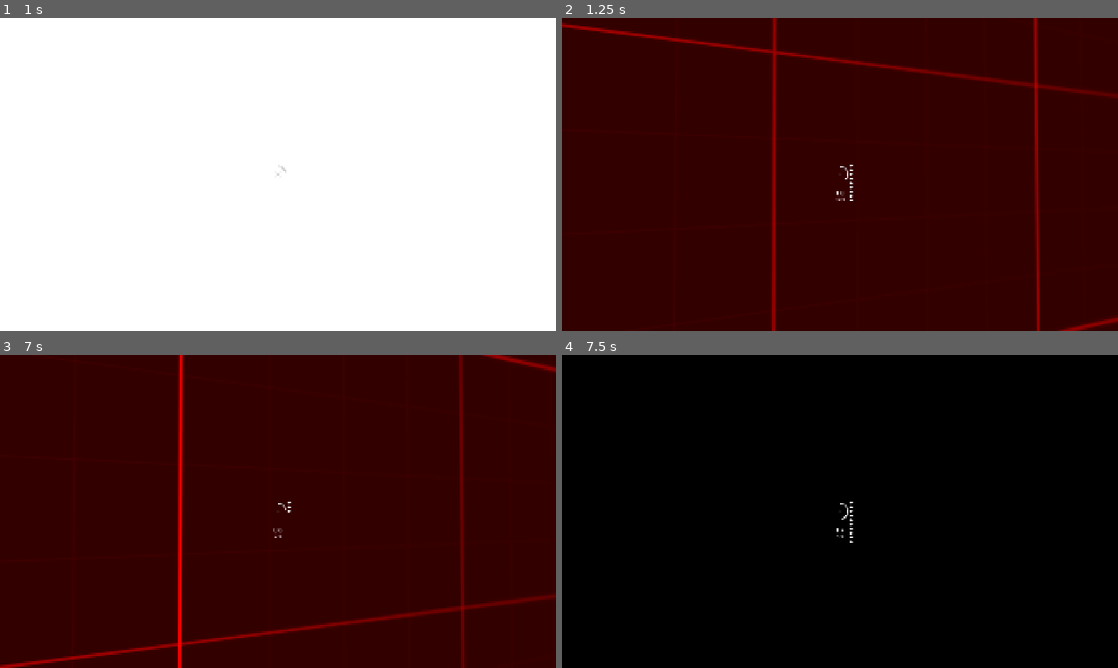
Above: before the commit, frames 1-4 (two rows, left to right).
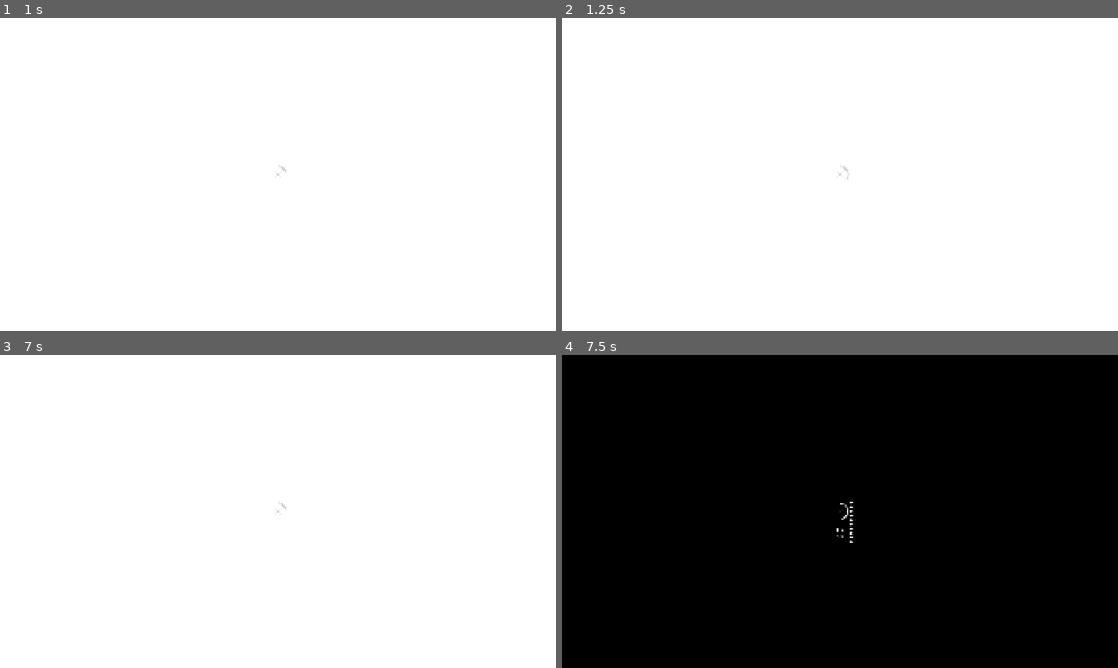
Above: after the commit, the same moments.

Repository: Uliceau/PwNES
Game: Godot game, scene res://GameplayScenes/Main.tscn
Two runs of this game, one before a commit and one after it. Both use one fixed random seed, a clock stepped at 60 frames per second and the inputs below.
Inputs (mouse positions are in pixels of both pictures, inside the frame that each line leads up to):
- Up to frame 1 (1 s): tap Enter at 0.5 s; move the mouse to (305, 174) at 0.52 s; press the mouse at (305, 174) at 0.53 s; hold W (up) from 0.53 s (still down); tap Space (jump) at 0.77 s
- Up to frame 2 (1.25 s): keep holding W (up)
- Up to frame 3 (7 s): move the mouse to (250, 511) at 1.27 s; release the mouse at (250, 511) at 1.28 s; tap Shift (crouch) at 1.35, 4.35 s; tap Space (jump) at 1.52, 2, 3.02, 3.5, 3.77, 4.52, 5, 6.02, 6.77 s; move the mouse to (289, 505) at 2.02 s; hold Mouse wheel down (scrolldown) 2.03-2.78 s; tap Enter at 2.75, 4.25 s; move the mouse to (272, 517) at 2.77 s; tap Mouse wheel up (scrollup) at 2.85, 5.85 s; click (272, 517) at 2.92 s; move the mouse to (316, 514) at 3.52 s; press the mouse at (316, 514) at 3.53 s; move the mouse to (233, 508) at 4.27 s; release the mouse at (233, 508) at 4.28 s; move the mouse to (283, 511) at 5.02 s; hold Mouse wheel down (scrolldown) 5.03-5.78 s; click (283, 511) at 5.17 s; move the mouse to (255, 505) at 5.77 s; release W (up) at 5.78 s; hold D (right) 5.78-6.53 s; move the mouse to (305, 511) at 6.52 s; press the mouse at (305, 511) at 6.53 s; hold W (up) from 6.53 s (still down)
- Up to frame 4 (7.5 s): keep holding W (up); move the mouse to (812, 511) at 7.27 s; release the mouse at (812, 511) at 7.28 s; tap Shift (crouch) at 7.35 s; click (812, 511) at 7.42 s

Frame 1 is identical in both runs. In frame 2, 100% of the frame differs, in the area x 0-100%, y 0-100%; in frame 3, 100%; in frame 4, nothing differs.

Commit message:
Adjustments of wormhole, lava particles and acid

Diff:
--- a/GameplayScenes/Main.tscn
+++ b/GameplayScenes/Main.tscn
@@ -299,6 +299,39 @@
 shader_parameter/uv2_scale = Vector3(0, 0, 0)
 shader_parameter/uv2_offset = Vector3(0, 0, 0)
 
+[sub_resource type="Gradient" id="Gradient_73pva"]
+offsets = PackedFloat32Array(0.51111114, 0.64, 0.71555555, 1)
+colors = PackedColorArray(0, 0, 0, 1, 0.9506173, 0.9506173, 0.9506173, 1, 0.8907359, 0.8907359, 0.8907359, 1, 0, 0, 0, 1)
+
+[sub_resource type="GradientTexture2D" id="GradientTexture2D_wom74"]
+gradient = SubResource("Gradient_73pva")
+width = 128
+height = 128
+fill = 1
+fill_from = Vector2(0.5, 0.5)
+fill_to = Vector2(0.5, 1)
+
+[sub_resource type="ShaderMaterial" id="ShaderMaterial_a4wok"]
+resource_local_to_scene = true
+render_priority = 1
+shader = ExtResource("4_bbsn4")
+shader_parameter/albedo = Color(1, 1, 1, 1)
+shader_parameter/texture_albedo = SubResource("GradientTexture2D_wom74")
+shader_parameter/albedo_texture_size = Vector2i(64, 64)
+shader_parameter/point_size = 0.10000000149012
+shader_parameter/roughness = 1.0
+shader_parameter/metallic_texture_channel = Vector4(1, 0, 0, 0)
+shader_parameter/specular = 0.0
+shader_parameter/metallic = 0.0
+shader_parameter/uv1_scale = Vector3(1, 1, 1)
+shader_parameter/uv1_offset = Vector3(0, 0, 0)
+shader_parameter/uv2_scale = Vector3(1, 1, 1)
+shader_parameter/uv2_offset = Vector3(0, 0, 0)
+shader_parameter/blackhole_center = Vector2(0.5, 0.5)
+shader_parameter/distortion_strength = -0.42
+shader_parameter/distortion_radius = 0.515
+shader_parameter/flatness = 1.19
+
 [sub_resource type="ViewportTexture" id="ViewportTexture_a4wok"]
 viewport_path = NodePath("World/Portals/Portal3/SubViewport")
 
@@ -318,6 +351,27 @@
 shader_parameter/uv2_scale = Vector3(0, 0, 0)
 shader_parameter/uv2_offset = Vector3(0, 0, 0)
 
+[sub_resource type="ShaderMaterial" id="ShaderMaterial_2wlmo"]
+resource_local_to_scene = true
+render_priority = 1
+shader = ExtResource("4_bbsn4")
+shader_parameter/albedo = Color(1, 1, 1, 1)
+shader_parameter/texture_albedo = SubResource("GradientTexture2D_wom74")
+shader_parameter/albedo_texture_size = Vector2i(64, 64)
+shader_parameter/point_size = 0.10000000149012
+shader_parameter/roughness = 1.0
+shader_parameter/metallic_texture_channel = Vector4(1, 0, 0, 0)
+shader_parameter/specular = 0.0
+shader_parameter/metallic = 0.0
+shader_parameter/uv1_scale = Vector3(1, 1, 1)
+shader_parameter/uv1_offset = Vector3(0, 0, 0)
+shader_parameter/uv2_scale = Vector3(1, 1, 1)
+shader_parameter/uv2_offset = Vector3(0, 0, 0)
+shader_parameter/blackhole_center = Vector2(0.5, 0.5)
+shader_parameter/distortion_strength = -0.42
+shader_parameter/distortion_radius = 0.515
+shader_parameter/flatness = 1.19
+
 [sub_resource type="ViewportTexture" id="ViewportTexture_pcrw0"]
 viewport_path = NodePath("World/Portals/Portal4/SubViewport")
 
@@ -337,6 +391,27 @@
 shader_parameter/uv2_scale = Vector3(0, 0, 0)
 shader_parameter/uv2_offset = Vector3(0, 0, 0)
 
+[sub_resource type="ShaderMaterial" id="ShaderMaterial_btdi5"]
+resource_local_to_scene = true
+render_priority = 1
+shader = ExtResource("4_bbsn4")
+shader_parameter/albedo = Color(1, 1, 1, 1)
+shader_parameter/texture_albedo = SubResource("GradientTexture2D_wom74")
+shader_parameter/albedo_texture_size = Vector2i(64, 64)
+shader_parameter/point_size = 0.10000000149012
+shader_parameter/roughness = 1.0
+shader_parameter/metallic_texture_channel = Vector4(1, 0, 0, 0)
+shader_parameter/specular = 0.0
+shader_parameter/metallic = 0.0
+shader_parameter/uv1_scale = Vector3(1, 1, 1)
+shader_parameter/uv1_offset = Vector3(0, 0, 0)
+shader_parameter/uv2_scale = Vector3(1, 1, 1)
+shader_parameter/uv2_offset = Vector3(0, 0, 0)
+shader_parameter/blackhole_center = Vector2(0.5, 0.5)
+shader_parameter/distortion_strength = -0.42
+shader_parameter/distortion_radius = 0.515
+shader_parameter/flatness = 1.19
+
 [sub_resource type="Animation" id="Animation_wom74"]
 length = 0.001
 
@@ -351,7 +426,7 @@
 }
 
 [sub_resource type="Gradient" id="Gradient_xu1x1"]
-offsets = PackedFloat32Array(0, 0.24479167, 0.32291666, 0.40625, 0.48958334, 0.7760417)
+offsets = PackedFloat32Array(0, 0.2488889, 0.32291666, 0.40625, 0.48958334, 0.7760417)
 colors = PackedColorArray(0.79, 0.44766667, 0, 1, 0.92941177, 0.05490196, 0, 1, 0.29411766, 0, 0, 1, 0.2901961, 0, 0, 1, 0.16092438, 0, 0, 1, 0.05882353, 0, 0, 1)
 
 [sub_resource type="GradientTexture1D" id="GradientTexture1D_xu1x1"]
@@ -360,7 +435,7 @@
 [sub_resource type="FastNoiseLite" id="FastNoiseLite_6yvdi"]
 noise_type = 2
 seed = 6
-frequency = 0.1344
+frequency = 0.0634
 offset = Vector3(64.52, 0, 0)
 domain_warp_enabled = true
 
@@ -416,10 +491,157 @@
 map_depth = 6
 map_data = PackedFloat32Array(10.3921585, 10.000001, 11.411766, 9.37255, 6.8627453, 4.039216, 11.09804, 9.529411, 10.70 …(291 unchanged characters)…
 
+[sub_resource type="ParticleProcessMaterial" id="ParticleProcessMaterial_3oobv"]
+emission_shape_offset = Vector3(0, -2.55, 0)
+emission_shape_scale = Vector3(200, 0.6, 200)
+emission_shape = 3
+emission_box_extents = Vector3(1, 1, 1)
+angle_min = -51.99999
+angle_max = 67.500015
+direction = Vector3(0, 1, 0)
+spread = 16.47
+initial_velocity_min = 90.25
+initial_velocity_max = 101.079994
+gravity = Vector3(0, -90, 0)
+
+[sub_resource type="Curve" id="Curve_gsrlf"]
+_data = [Vector2(0, 0), 0.0, 0.0, 0, 0, Vector2(1e-05, 1), 0.0, 0.0, 0, 0, Vector2(0.99999, 0), 0.033373643, 0.033373643, 0, 0, Vector2(1, 0), 0.0, 0.0, 0, 0]
+point_count = 4
+
+[sub_resource type="StandardMaterial3D" id="StandardMaterial3D_gnq0e"]
+albedo_color = Color(1, 0, 0, 1)
+emission_enabled = true
+emission = Color(1, 0.03333336, 0, 1)
+emission_energy_multiplier = 6.2
+billboard_mode = 3
+particles_anim_h_frames = 1
+particles_anim_v_frames = 1
+particles_anim_loop = false
+use_particle_trails = true
+
+[sub_resource type="RibbonTrailMesh" id="RibbonTrailMesh_vnatn"]
+material = SubResource("StandardMaterial3D_gnq0e")
+shape = 0
+curve = SubResource("Curve_gsrlf")
+
+[sub_resource type="ParticleProcessMaterial" id="ParticleProcessMaterial_lxlnl"]
+particle_flag_align_y = true
+emission_shape_offset = Vector3(0, -2.55, 0)
+emission_shape_scale = Vector3(200, 0.6, 200)
+emission_shape = 3
+emission_box_extents = Vector3(1, 1, 1)
+angle_min = -51.99999
+angle_max = 67.500015
+direction = Vector3(0, 1, 0)
+spread = 12.659
+initial_velocity_min = 68.59
+initial_velocity_max = 79.42
+gravity = Vector3(0, -90, 0)
+
+[sub_resource type="StandardMaterial3D" id="StandardMaterial3D_t3k42"]
+shading_mode = 2
+albedo_color = Color(1, 0, 0, 1)
+emission_enabled = true
+emission = Color(1, 0.38333333, 0, 1)
+emission_energy_multiplier = 4.65
+stencil_flags = 2
+
+[sub_resource type="SphereMesh" id="SphereMesh_5j13o"]
+material = SubResource("StandardMaterial3D_t3k42")
+radius = 1.0
+height = 2.0
+radial_segments = 5
+rings = 3
+
+[sub_resource type="Gradient" id="Gradient_a4wok"]
+offsets = PackedFloat32Array(0, 0.18222222, 0.34666666, 0.83555555)
+colors = PackedColorArray(5.8612432, 6.051546, 0, 1, 0.39036232, 1.0979093, 0, 1, 0.08216666, 0.29, 0, 1, 0.19000004, 0.6, 0, 1)
+
+[sub_resource type="GradientTexture1D" id="GradientTexture1D_pcrw0"]
+gradient = SubResource("Gradient_a4wok")
+
+[sub_resource type="FastNoiseLite" id="FastNoiseLite_j1dju"]
+noise_type = 2
+seed = 6
+frequency = 0.0634
+offset = Vector3(64.52, 0, 0)
+
+[sub_resource type="NoiseTexture2D" id="NoiseTexture2D_y6c37"]
+noise = SubResource("FastNoiseLite_j1dju")
+seamless = true
+seamless_blend_skirt = 0.724
+
+[sub_resource type="FastNoiseLite" id="FastNoiseLite_2wlmo"]
+noise_type = 0
+seed = 5
+frequency = 0.0125
+offset = Vector3(64.52, 0, 0)
+
+[sub_resource type="NoiseTexture2D" id="NoiseTexture2D_btdi5"]
+noise = SubResource("FastNoiseLite_2wlmo")
+seamless = true
+seamless_blend_skirt = 0.724
+
+[sub_resource type="FastNoiseLite" id="FastNoiseLite_3oobv"]
+noise_type = 2
+seed = 7
+frequency = 0.0552
+offset = Vector3(64.52, 0, 0)
+
+[sub_resource type="NoiseTexture2D" id="NoiseTexture2D_gsrlf"]
+noise = SubResource("FastNoiseLite_3oobv")
+seamless = true
+seamless_blend_skirt = 0.724
+
+[sub_resource type="ShaderMaterial" id="ShaderMaterial_gnq0e"]
+resource_local_to_scene = true
+render_priority = 0
+shader = ExtResource("4_xu1x1")
+shader_parameter/noise_texture = SubResource("NoiseTexture2D_gsrlf")
+shader_parameter/noise_overlay = SubResource("NoiseTexture2D_btdi5")
+shader_parameter/noise_albedo_overlay = SubResource("NoiseTexture2D_y6c37")
+shader_parameter/gradient_texture = SubResource("GradientTexture1D_pcrw0")
+shader_parameter/wave_amplitude = 9.05
+shader_parameter/edge_near = 0.02
+shader_parameter/edge_far = 4000.0
+shader_parameter/border_thickness = 5.55
+shader_parameter/border_color = Color(0.9932907, 1.8247963, 0, 1)
+shader_parameter/time = 16.625
+shader_parameter/noise_scale = 0.00200000000768341
+
 [sub_resource type="PlaneMesh" id="PlaneMesh_sltj4"]
 size = Vector2(300, 348.24)
 subdivide_width = 200
 subdivide_depth = 200
+
+[sub_resource type="ParticleProcessMaterial" id="ParticleProcessMaterial_73pva"]
+emission_shape_offset = Vector3(0, -2.55, 0)
+emission_shape_scale = Vector3(43.015, 0.6, 135.445)
+emission_shape = 3
+emission_box_extents = Vector3(1, 1, 1)
+angle_min = -51.99999
+angle_max = 67.500015
+direction = Vector3(0, 1, 0)
+spread = 3.455
+initial_velocity_min = 90.25
+initial_velocity_max = 101.079994
+gravity = Vector3(0, -90, 0)
+collision_mode = 2
+
+[sub_resource type="StandardMaterial3D" id="StandardMaterial3D_a4wok"]
+albedo_color = Color(1, 0, 0, 1)
+emission_enabled = true
+emission = Color(1.7602391, 1.7602391, 0.19448778, 1)
+billboard_mode = 3
+particles_anim_h_frames = 1
+particles_anim_v_frames = 1
+particles_anim_loop = false
+use_particle_trails = true
+
+[sub_resource type="RibbonTrailMesh" id="RibbonTrailMesh_pcrw0"]
+material = SubResource("StandardMaterial3D_a4wok")
+shape = 0
+curve = SubResource("Curve_gsrlf")
 
 [sub_resource type="FastNoiseLite" id="FastNoiseLite_n0fyt"]
 
@@ -788,7 +1010,7 @@
 [node name="Stars" type="GPUParticles3D" parent="World/SpaceSection"]
 transform = Transform3D(1, 0, 0, 0, 1, 0, 0, 0, 1, 188.70079, 746.49414, -6.5502777)
 gi_mode = 0
-amount = 10001
+amount = 1000
 lifetime = 600.0
 explosiveness = 1.0
 visibility_aabb = AABB(-300, -300, -300, 600, 600, 600)
@@ -866,11 +1088,14 @@
 material_override = SubResource("ShaderMaterial_pcrw0")
 
 [node name="Portal2" parent="World/Portals" node_paths=PackedStringArray("portal_end") instance=ExtResource("7_73pva")]
-transform = Transform3D(1, 0, 0, 0, 1, 0, 0, 0, 1, 295.75247, -21.96624, -119.36207)
+transform = Transform3D(1, 0, 0, 0, 1, 0, 0, 0, 1, 267.2224, -21.96624, -118.625084)
 portal_end = NodePath("../Portal")
 
 [node name="PortalMesh" parent="World/Portals/Portal2" index="1"]
 material_override = SubResource("ShaderMaterial_73pva")
+
+[node name="Distort" parent="World/Portals/Portal2" index="4"]
+material_override = SubResource("ShaderMaterial_a4wok")
 
 [node name="Portal3" parent="World/Portals" node_paths=PackedStringArray("portal_end") instance=ExtResource("7_73pva")]
 transform = Transform3D(1, 0, 0, 0, 1, 0, 0, 0, 1, -3.9448318, 8.732124, 136.05095)
@@ -879,12 +1104,18 @@
 [node name="PortalMesh" parent="World/Portals/Portal3" index="1"]
 material_override = SubResource("ShaderMaterial_j1dju")
 
+[node name="Distort" parent="World/Portals/Portal3" index="4"]
+material_override = SubResource("ShaderMaterial_2wlmo")
+
 [node name="Portal4" parent="World/Portals" node_paths=PackedStringArray("portal_end") instance=ExtResource("7_73pva")]
 transform = Transform3D(1, 0, 0, 0, 1.0000001, 0, 0, 0, 1.0000001, -3.9448318, 28.386673, 136.05095)
 portal_end = NodePath("../Portal3")
 
 [node name="PortalMesh" parent="World/Portals/Portal4" index="1"]
 material_override = SubResource("ShaderMaterial_y6c37")
+
+[node name="Distort" parent="World/Portals/Portal4" index="4"]
+material_override = SubResource("ShaderMaterial_btdi5")
 
 [node name="AnimationPlayer" type="AnimationPlayer" parent="World/Portals"]
 libraries = {
@@ -921,13 +1152,37 @@
 wait_time = 0.02
 autostart = true
 
+[node name="GPUParticles3D" type="GPUParticles3D" parent="World"]
+transform = Transform3D(1, 0, 0, 0, 1, 0, 0, 0, 1, 218.27603, -103.473465, -1.9375525)
+amount = 101
+lifetime = 4.0
+use_fixed_seed = true
+seed = 864306236
+visibility_aabb = AABB(-200, -4, -200, 400, 50, 400)
+trail_enabled = true
+trail_lifetime = 0.16
+process_material = SubResource("ParticleProcessMaterial_3oobv")
+draw_pass_1 = SubResource("RibbonTrailMesh_vnatn")
+
+[node name="GPUParticles3D2" type="GPUParticles3D" parent="World"]
+transform = Transform3D(1, 0, 0, 0, 1, 0, 0, 0, 1, 218.27603, -103.473465, -1.9375525)
+amount = 50
+lifetime = 2.0
+use_fixed_seed = true
+seed = 864306236
+visibility_aabb = AABB(-200, -4, -200, 400, 50, 400)
+trail_lifetime = 0.2
+process_material = SubResource("ParticleProcessMaterial_lxlnl")
+draw_pass_1 = SubResource("SphereMesh_5j13o")
+
 [node name="Lava3" type="MeshInstance3D" parent="World" groups=["deadly", "lava"]]
 transform = Transform3D(1, 0, 0, 0, 1, 0, 0, 0, 1, -0.96865845, -3.7657013, -607.96826)
-material_override = SubResource("ShaderMaterial_bbsn4")
+material_override = SubResource("ShaderMaterial_gnq0e")
 cast_shadow = 0
 mesh = SubResource("PlaneMesh_sltj4")
 skeleton = NodePath("../Map")
 script = ExtResource("5_sltj4")
+speed = 0.2
 
 [node name="StaticBody3D" type="Area3D" parent="World/Lava3"]
 collision_layer = 128
@@ -946,6 +1201,22 @@
 [node name="ColliderTimer" type="Timer" parent="World/Lava3"]
 wait_time = 0.02
 autostart = true
+
+[node name="GPUParticles3D3" type="GPUParticles3D" parent="World"]
+transform = Transform3D(0.8264227, 0, -0.56305015, 0, 1, 0, 0.56305015, 0, 0.8264227, -1.9545765, -5.281044, -596.98096)
+amount = 50
+lifetime = 2.0
+use_fixed_seed = true
+seed = 864306236
+visibility_aabb = AABB(-100, -4, -200, 200, 100, 400)
+trail_enabled = true
+trail_lifetime = 0.16
+process_material = SubResource("ParticleProcessMaterial_73pva")
+draw_pass_1 = SubResource("RibbonTrailMesh_pcrw0")
+
+[node name="GPUParticlesCollisionBox3D" type="GPUParticlesCollisionBox3D" parent="World/GPUParticles3D3"]
+transform = Transform3D(1.0000002, 0, 0, 0, 1, 0, 0, 0, 1.0000002, -12.772797, 34.13807, 5.6402283)
+size = Vector3(50.17456, 70.27613, 118.13159)
 
 [node name="Dissolvable" parent="World" instance=ExtResource("4_mx21x")]
 transform = Transform3D(1, 0, 0, 0, 1, 0, 0, 0, 1, 210.68053, 33.39438, 124.59393)
--- a/MapMechanics/lava_collision.gd
+++ b/MapMechanics/lava_collision.gd
@@ -6,6 +6,7 @@
 
 @export var mesh_simplify := 4.0
 @export var collision_radius := 20.0
+@export var speed := 0.1
 const Player = preload("uid://c6p3o8fitt0i3")
 
 @export_tool_button("generate") var test := generate_collisions
@@ -133,7 +134,7 @@
 	if Engine.is_editor_hint():
 		return
 
-	time += delta * 0.1
+	time += delta * speed
 	material_override.set_shader_parameter("time", time)
 
 	# Update collisions periodically around player
Not shown: 1 places in GameplayScenes/Main.tscn that only renumber resources
